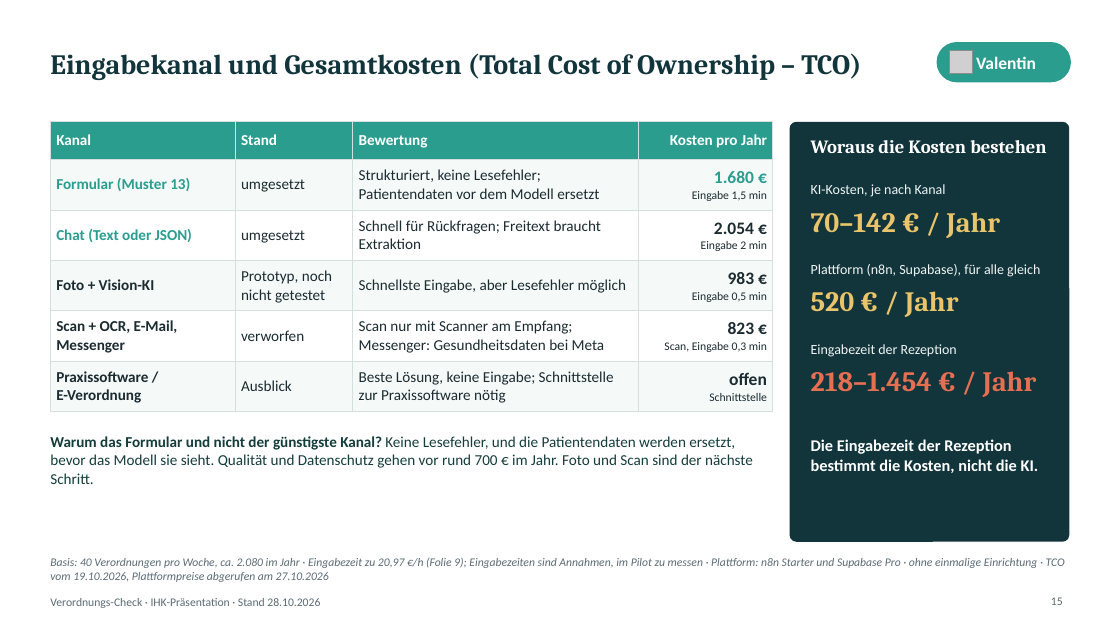
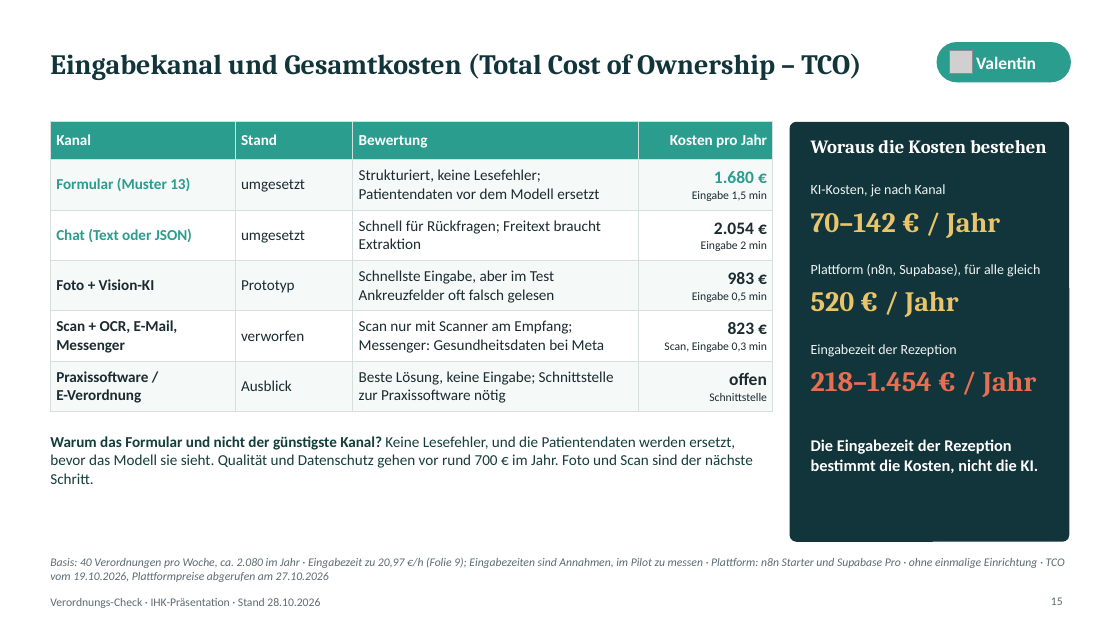
Before and after one commit to DBE-deve/verordnungs-check, a slide deck: slide 15 of docs/praesentation/Verordnungcheck_Thomas_Valentin_Derk.pptx. Drawn at 1120x630 pixels with LibreOffice and Linux fonts; fonts in the diff are those of the drawing; grey boxes stand for pictures. Boxes give left, top, right and bottom in pixels: in the first picture for what was removed or moved away, otherwise in the second. Text is boxed around its words. In the diff, an @@ line names an element or a change of style, - is before the commit and + after.

```diff
--- a/docs/praesentation/Verordnungcheck_Thomas_Valentin_Derk.pptx
+++ b/docs/praesentation/Verordnungcheck_Thomas_Valentin_Derk.pptx
@@ table at [50,122,773,412] @@
-row 4, column 2: Prototyp, noch nicht getestet
+row 4, column 2: Prototyp
-row 4, column 3: Schnellste Eingabe, aber Lesefehler möglich
+row 4, column 3: Schnellste Eingabe, aber im Test Ankreuzfelder oft falsch gelesen
```
Also in this commit, not shown: 5 other files.
